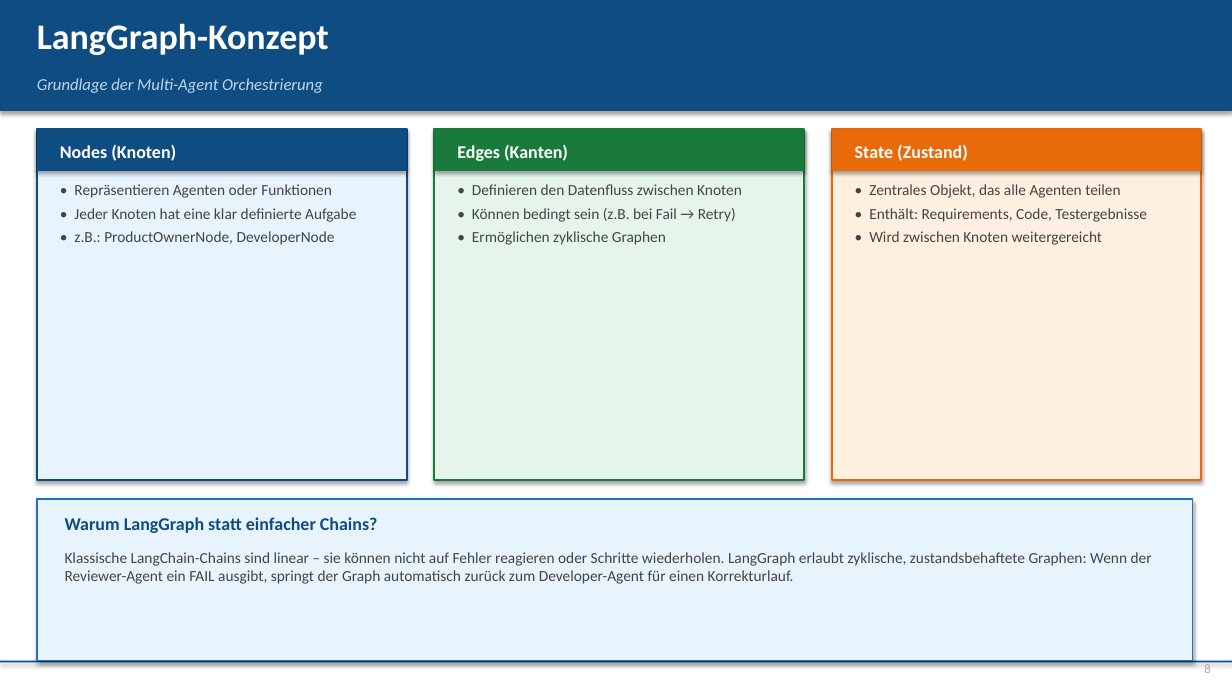
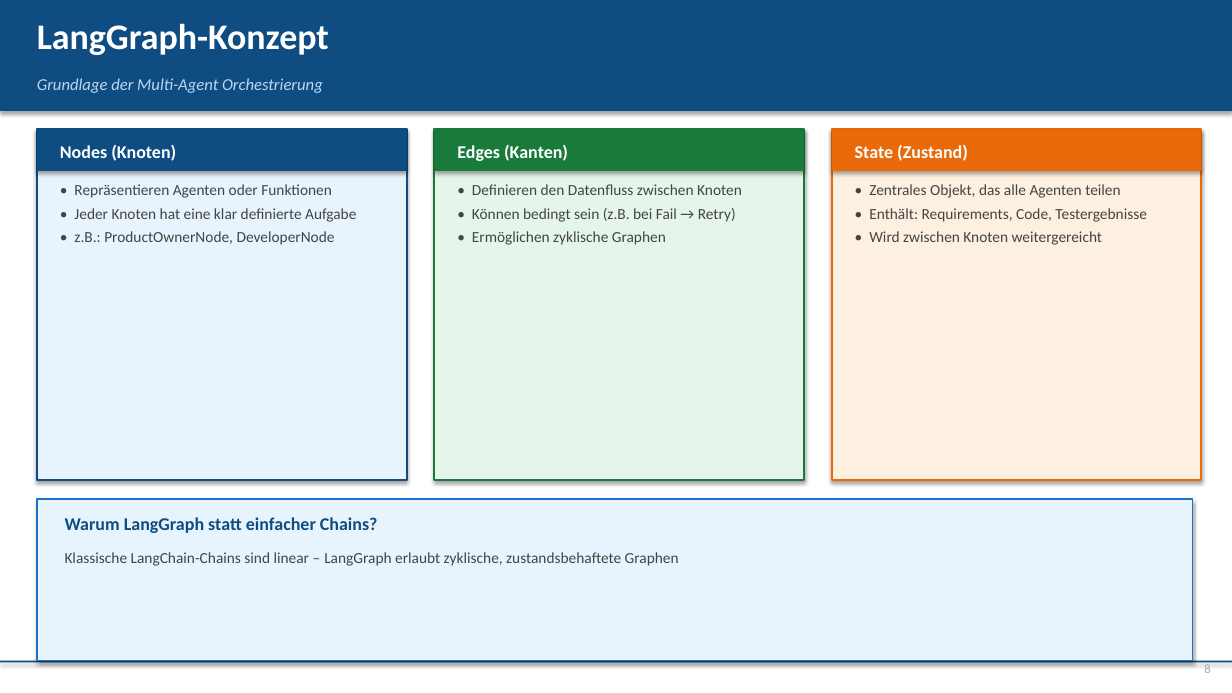
Before and after one commit to kis4-2026ss/projekt-bb-g2-moser-koberl, a slide deck: slide 8 of Doc/KIS-Projekt-Praesentation.pptx. Drawn at 1232x693 pixels with LibreOffice and Linux fonts; fonts in the diff are those of the drawing. Boxes give left, top, right and bottom in pixels: in the first picture for what was removed or moved away, otherwise in the second. Text is boxed around its words. In the diff, an @@ line names an element or a change of style, - is before the commit and + after.

```diff
--- a/Doc/KIS-Projekt-Praesentation.pptx
+++ b/Doc/KIS-Projekt-Praesentation.pptx
@@ text at <box>65,552,679,566</box>: text changed @@
-Klassische LangChain-Chains sind linear – sie können nicht auf Fehler reagieren oder Schritte wiederholen. LangGraph erlaubt zyklische, zustandsbehaftete Graphen: Wenn der Reviewer-Agent ein FAIL ausgibt, springt der Graph automatisch zurück zum Developer-Agent für einen Korrekturlauf.
+Klassische LangChain-Chains sind linear – LangGraph erlaubt zyklische, zustandsbehaftete Graphen
```
Also in this commit, not shown: 7 other slides changed.
